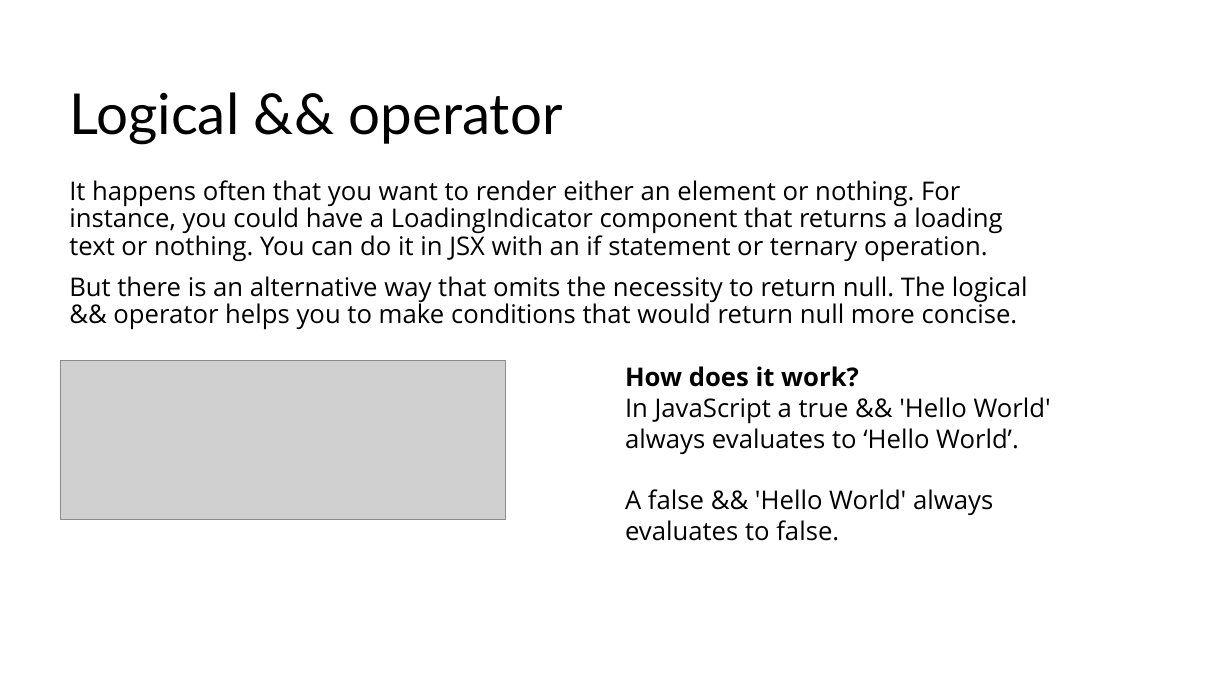
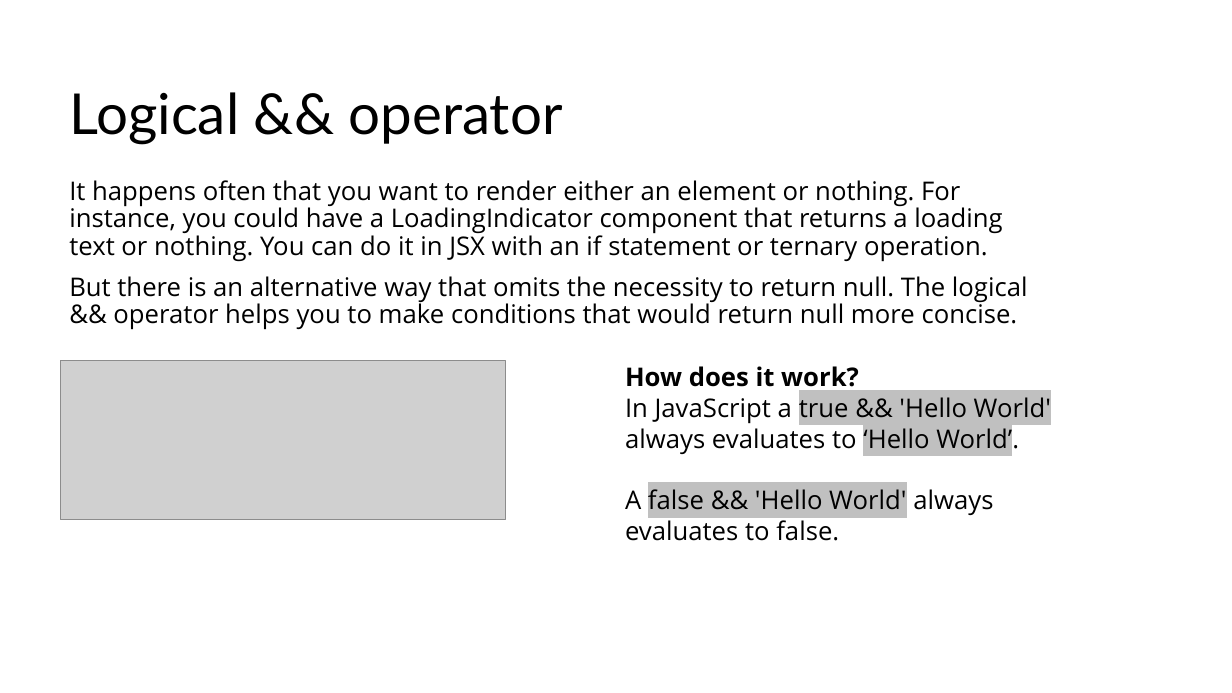
Before and after one commit to VitFL/softserve-topics-presentations, a slide deck: slide 9 of React_Conditional-rendering_Children-types.pptx. Drawn at 1232x693 pixels with LibreOffice and Linux fonts; fonts in the diff are those of the drawing; grey boxes stand for pictures; background and template pictures are left out. Boxes give left, top, right and bottom in pixels: in the first picture for what was removed or moved away, otherwise in the second. Text is boxed around its words. In the diff, an @@ line names an element or a change of style, - is before the commit and + after.

```diff
--- a/React_Conditional-rendering_Children-types.pptx
+++ b/React_Conditional-rendering_Children-types.pptx
@@ text at bbox=[625, 397, 1051, 541]: highlight none to #C0C0C0 in "true && 'Hello World' ‘Hello World’.", "false && 'Hello World'" @@
```
Also in this commit, not shown: 2 slides removed, 1 other file.
